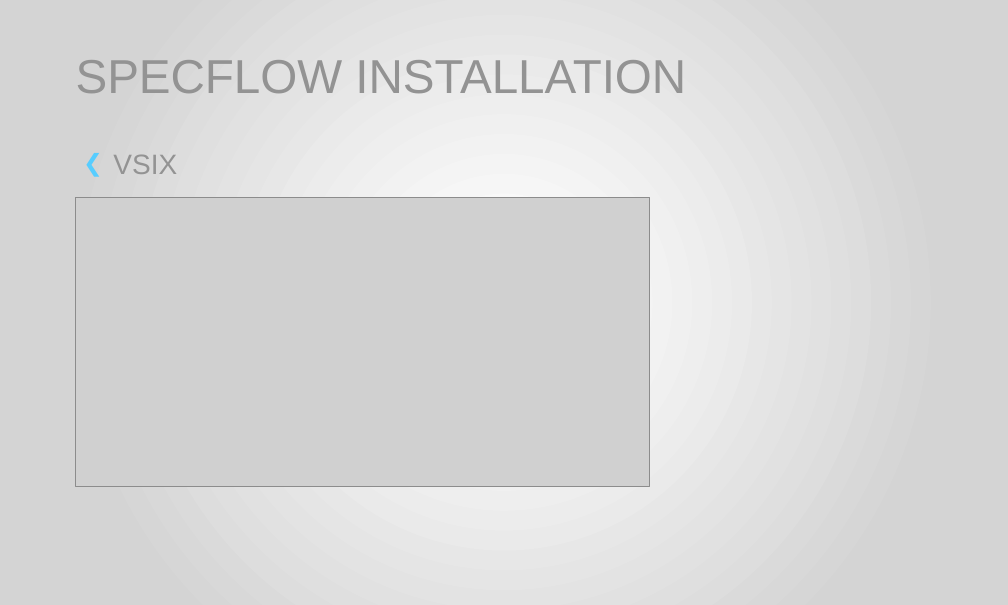
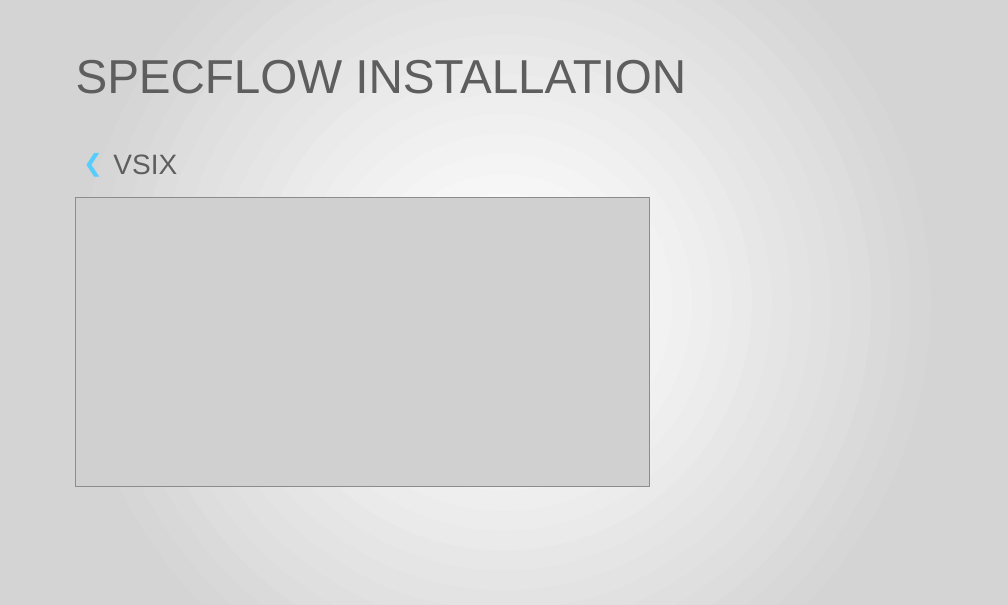
Before and after one commit to thinrichs/ExecutableSpecifications, a slide deck: slide 6 of BCC2015_BDD-ES.pptx. Drawn at 1008x605 pixels with LibreOffice and Linux fonts; fonts in the diff are those of the drawing; grey boxes stand for pictures; background and template pictures are left out. Boxes give left, top, right and bottom in pixels: in the first picture for what was removed or moved away, otherwise in the second. Text is boxed around its words. In the diff, an @@ line names an element or a change of style, - is before the commit and + after.

```diff
--- a/BCC2015_BDD-ES.pptx
+++ b/BCC2015_BDD-ES.pptx
@@ title "SPECFLOW INSTALLATION" at box(76, 60, 686, 94): text colour #939393 to #5E5E5E @@
@@ text "VSIX" at box(113, 154, 177, 174): text colour #939393 to #5E5E5E @@
```
Also in this commit, not shown: 7 other slides changed, 9 other files.
